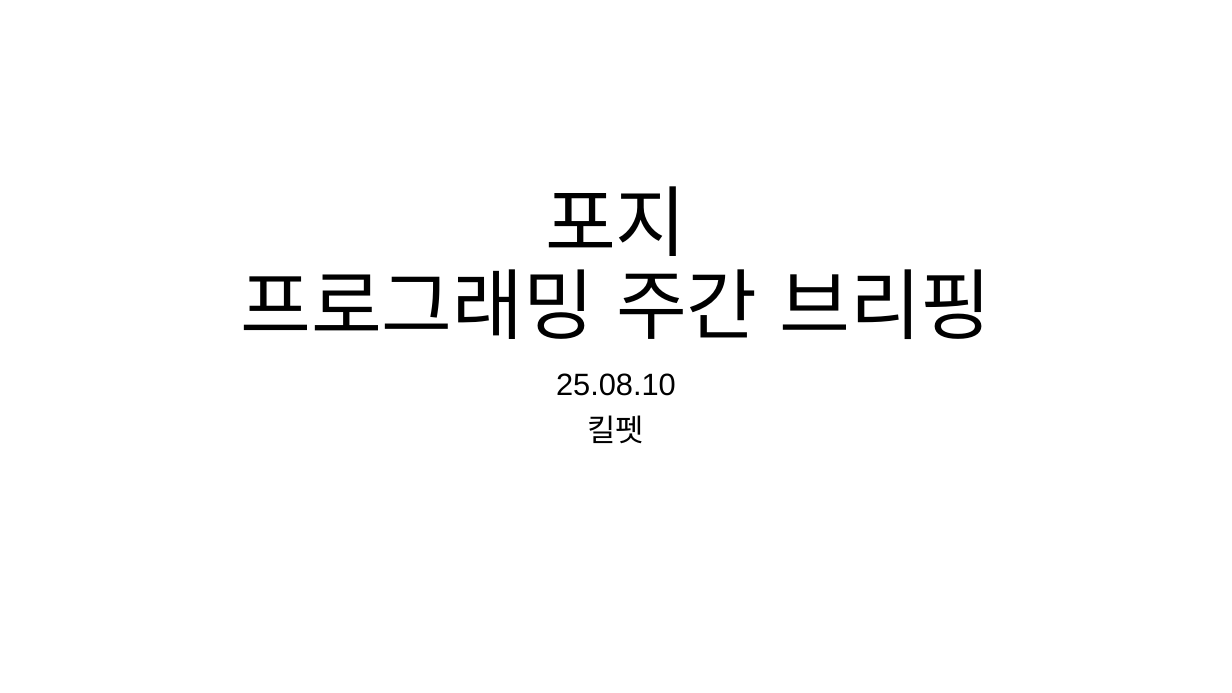
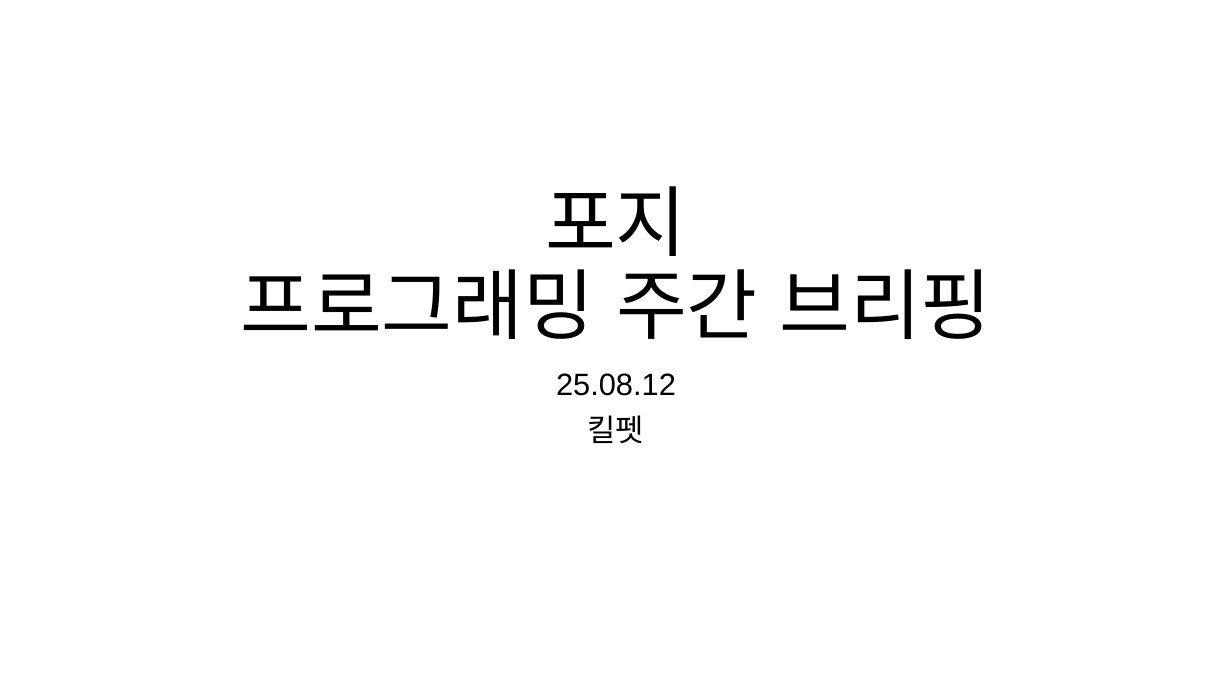
Before and after one commit to Zoselro/BlacksmithUpgradeSimulator, a slide deck: slide 1 of 구현 현황/프로그래밍 브리핑/2026.08.10 대장장이 프로그래밍 브리핑.pptx. Drawn at 1232x693 pixels with LibreOffice and Linux fonts; fonts in the diff are those of the drawing. Boxes give left, top, right and bottom in pixels: in the first picture for what was removed or moved away, otherwise in the second. Text is boxed around its words. In the diff, an @@ line names an element or a change of style, - is before the commit and + after.

```diff
--- a/구현 현황/프로그래밍 브리핑/2026.08.10 대장장이 프로그래밍 브리핑.pptx
+++ b/구현 현황/프로그래밍 브리핑/2026.08.10 대장장이 프로그래밍 브리핑.pptx
@@ subtitle at <box>556,373,676,396</box>: text changed @@
-25.08.10
+25.08.12
```
Also in this commit, not shown: 2 other files.
